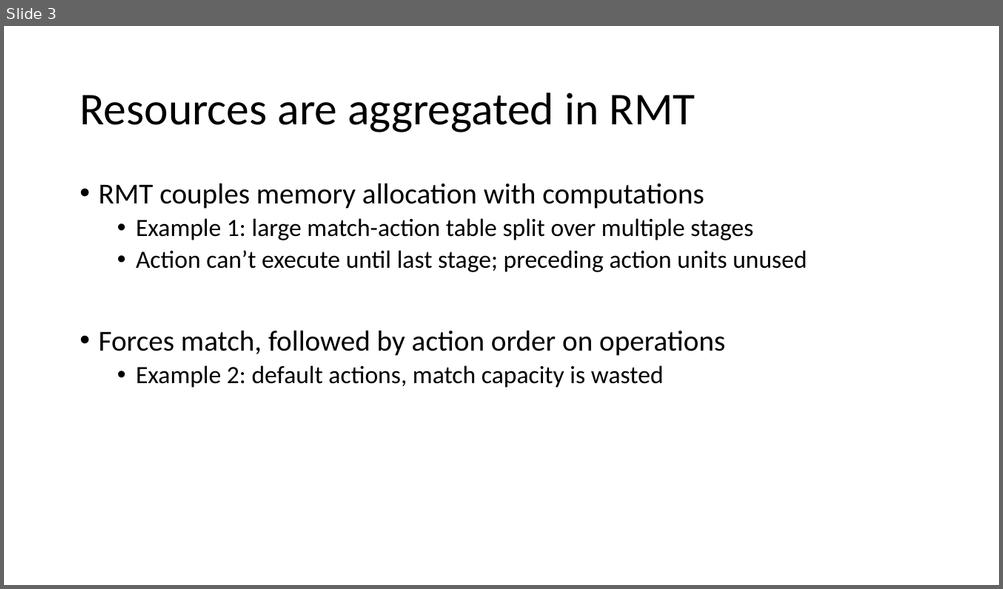
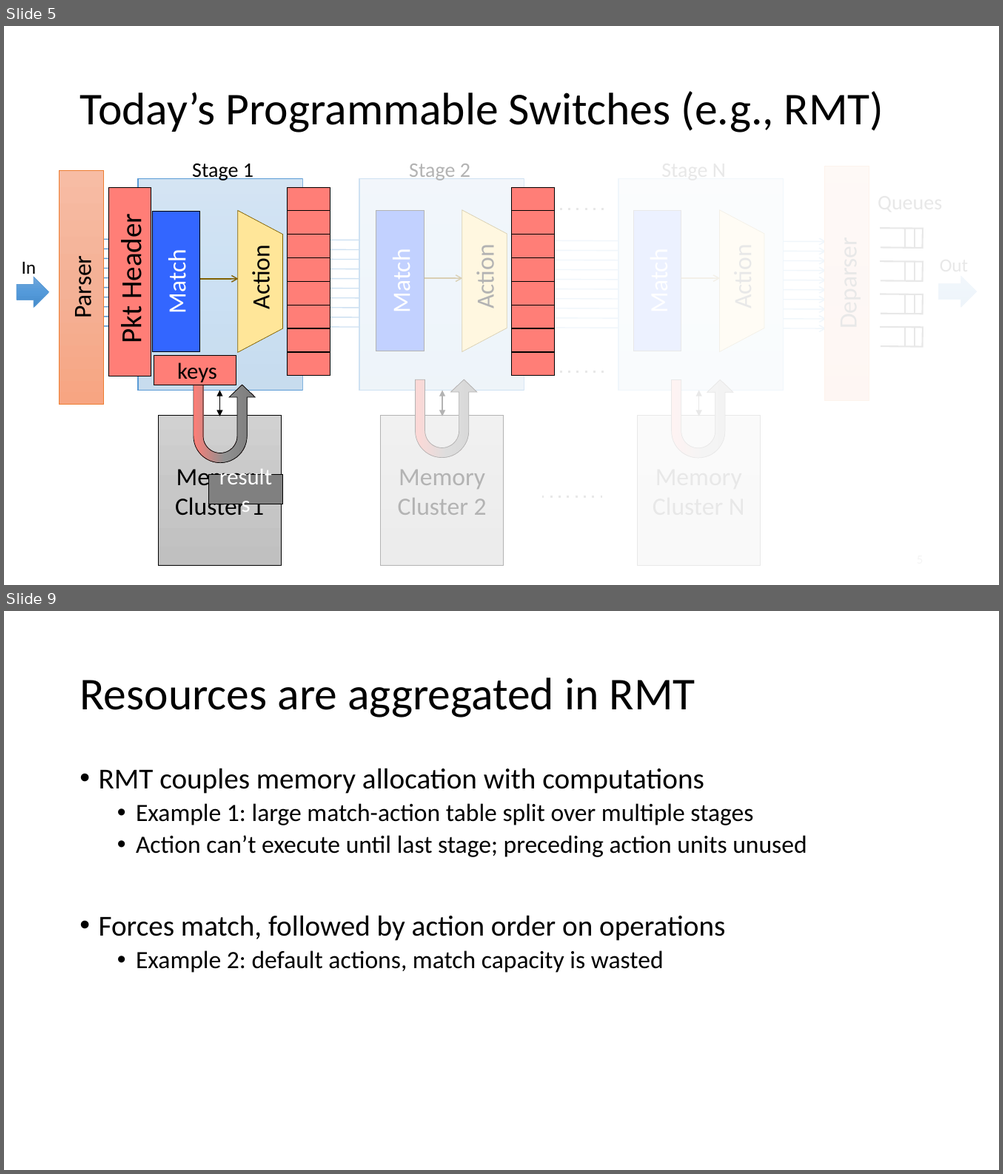
Before and after one commit to anirudhSK/drmt_talk, a slide deck: drmt.pptx. Shown one above the other, each under a label of ours: slide 3 before the commit, slides 5 and 9 after it; the slides between them are not shown. The pictures are 1003x589 and 1003x1174 pixels, drawn with LibreOffice and Linux fonts; fonts in the diff are those of the drawing. Boxes give left, top, right and bottom in pixels: in the first picture for what was removed or moved away, otherwise in the second. Text is boxed around its words. In the diff, an @@ line names an element or a change of style, - is before the commit and + after.

```diff
--- a/drmt.pptx
+++ b/drmt.pptx
@@ slide 5 added at box(4, 26, 999, 585), background #FFFFFF @@
@@ title added at box(79, 91, 884, 133), 44 pt, text #000000 @@
+Today’s Programmable Switches (e.g., RMT)
@@ rectangle added at box(303, 153, 999, 568), fill #FFFFFF at 70% opacity @@
@@ rectangle added at box(524, 141, 999, 574), fill #FFFFFF at 70% opacity @@
@@ rectangle added at box(824, 167, 868, 400), fill gradient #F7BDA5 to #F5B196 to #F8A582, outline #ED7D31 0.5 pt @@
@@ rectangle added at box(108, 188, 151, 377), fill #FF7E77, outline #000000 0.5 pt, 28 pt, text #000000 @@
+Pkt Header
@@ group added at box(60, 164, 826, 404): 13 arrows, 10 rectangles, 6 lines, 4 texts, 3 trapezoids @@
+Stage 1
+Stage 2
+Parser
+Match
+Action
+Match
+Action
@@ text added at box(22, 261, 37, 278), 18 pt, text #000000 @@
+In
@@ right arrow added at box(17, 277, 48, 307), fill gradient #71A6DB to #559BDB to #448ACA, outline #5B9BD5 0.5 pt @@
@@ right arrow added at box(938, 277, 976, 307), fill gradient #71A6DB to #559BDB to #448ACA, outline #5B9BD5 0.5 pt @@
@@ group added at box(880, 228, 922, 348): 8 lines, 4 freeform shapes @@
@@ rectangle added at box(154, 356, 236, 386), fill #FF7E77, outline #000000 0.5 pt, 22 pt, text #000000 @@
+keys
@@ group added at box(287, 187, 330, 376): 7 lines, 1 rectangle @@
@@ group added at box(512, 187, 554, 376): 7 lines, 1 rectangle @@
@@ uturn arrow added at box(415, 380, 477, 458), fill gradient #FF7E77 to #909090 to #7C7C7C, outline #000000 0.5 pt @@
@@ uturn arrow added at box(671, 380, 733, 459), fill gradient #FF7E77 to #909090 to #7C7C7C, outline #000000 0.5 pt @@
@@ uturn arrow added at box(193, 385, 256, 463), fill gradient #FF7E77 to #909090 to #7C7C7C, outline #000000 0.5 pt @@
@@ double arrow added from (219, 391) to (219, 417), #000000 1 pt @@
@@ double arrow added from (442, 391) to (442, 417), #000000 1 pt @@
@@ double arrow added from (699, 391) to (699, 417), #000000 1 pt @@
@@ rectangle added at box(158, 415, 281, 566), fill gradient #D2D2D2 to #C8C8C8 to #C0C0C0, outline #000000 0.5 pt, 24 pt, text #000000 @@
+Memory Cluster 1
@@ rectangle added at box(381, 415, 504, 566), fill gradient #D2D2D2 to #C8C8C8 to #C0C0C0, outline #000000 0.5 pt, 24 pt, text #000000 @@
+Memory Cluster 2
@@ rectangle added at box(637, 415, 760, 566), fill gradient #D2D2D2 to #C8C8C8 to #C0C0C0, outline #000000 0.5 pt @@
@@ rectangle added at box(209, 474, 283, 505), fill #808080, outline #000000 0.5 pt, 22 pt, text #FFFFFF @@
+results
@@ line added from (542, 497) to (607, 497), #000000 2 pt dashed @@
@@ what was slide 3 is now slide 9 @@
```
Also in this commit, not shown: 3 slides changed, 5 other slides added.
